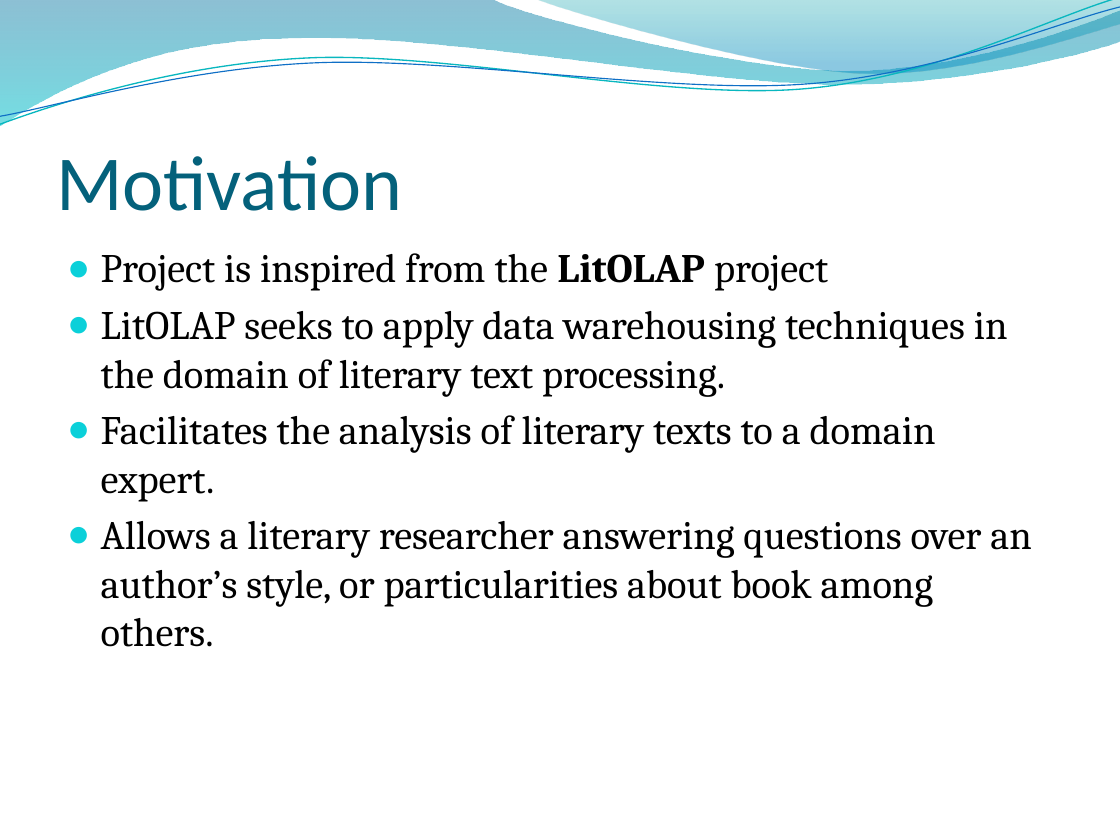
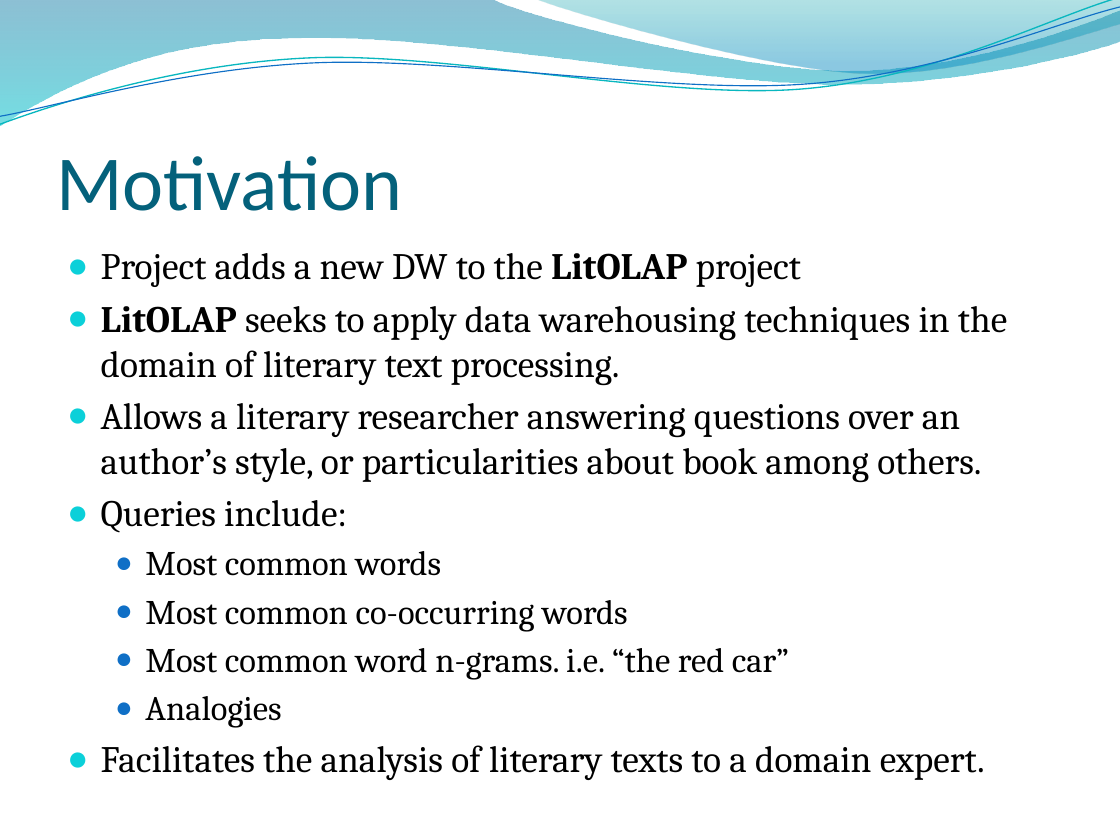
Before and after one commit to edvelezg/unb-dw, a slide deck: slide 4 of project/Presentation/Datawarehousing.pptm. Drawn at 1120x840 pixels with LibreOffice and Linux fonts; fonts in the diff are those of the drawing; background and template pictures are left out. Boxes give left, top, right and bottom in pixels: in the first picture for what was removed or moved away, otherwise in the second. Text is boxed around its words. In the diff, an @@ line names an element or a change of style, - is before the commit and + after.

```diff
--- a/project/Presentation/Datawarehousing.pptm
+++ b/project/Presentation/Datawarehousing.pptm
@@ text at bbox=[101, 253, 801, 287]: text changed; size 26 to 24.1 pt @@
-● Project is inspired from the LitOLAP project
+● Project adds a new DW to the LitOLAP project
@@ text at bbox=[101, 306, 1007, 780]: size 26 to 24.1 pt in "LitOLAP seeks to apply data warehousing techniques ...", "Facilitates the analysis of literary texts to ..."; bold on in "LitOLAP" @@
@@ text at bbox=[101, 403, 981, 728]: paragraphs added @@
+● Allows a literary researcher answering questions over an author’s style, or particularities about book among others.
+● Queries include:
+  ● Most common words
+  ● Most common co-occurring words
+  ● Most common word n-grams. i.e. “the red car”
+  ● Analogies
@@ text at bbox=[101, 521, 1032, 647]: paragraph removed @@
-● Allows a literary researcher answering questions over an author’s style, or particularities about book among others.
```
Also in this commit, not shown: 3 other slides changed, 2 slides added, 1 other file.
